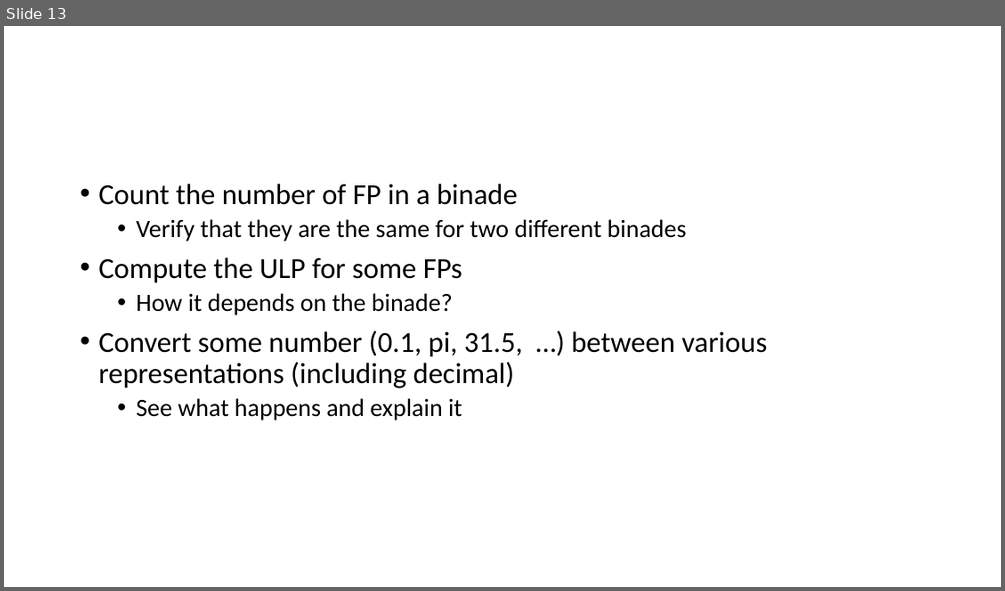
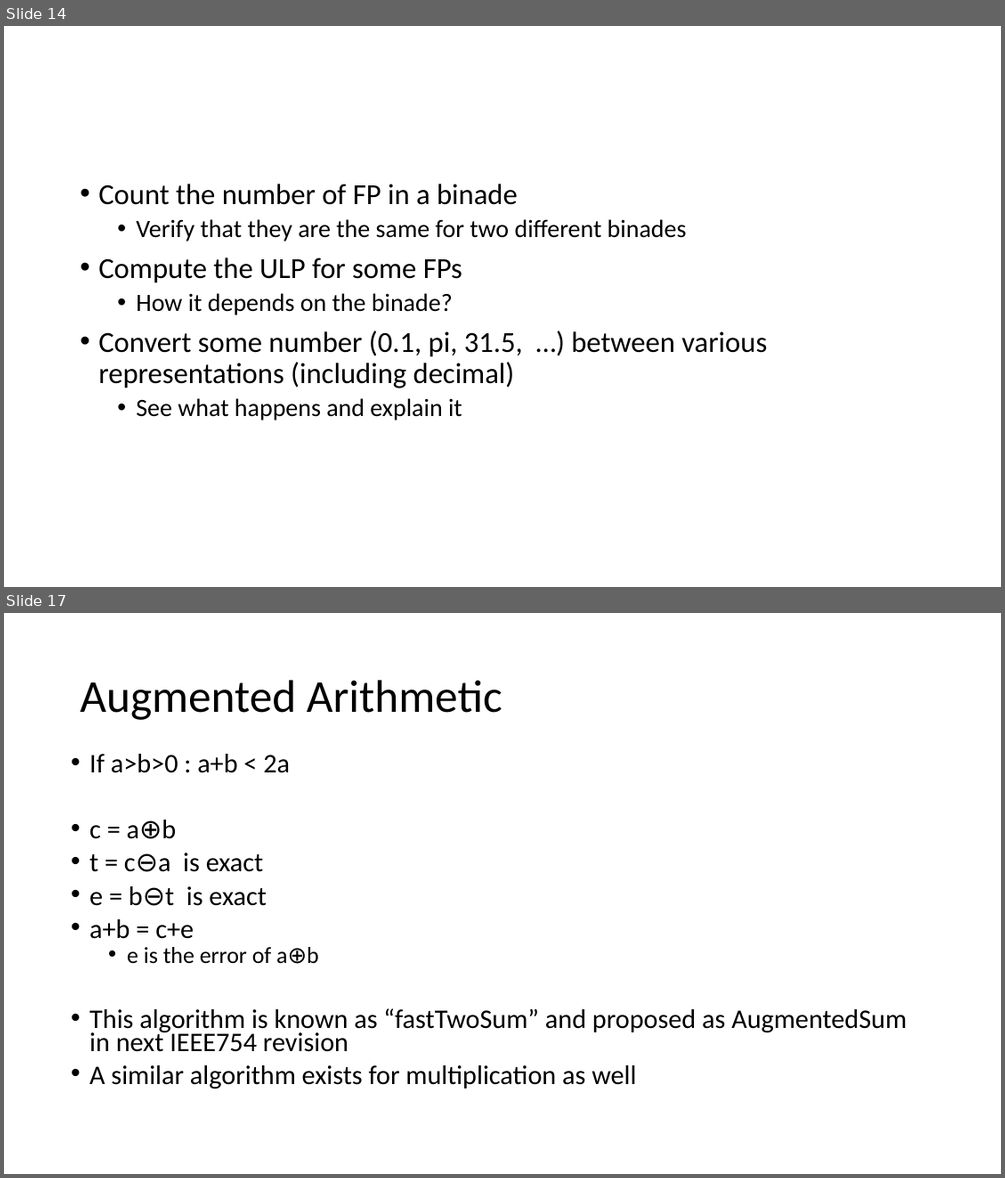
Before and after one commit to VinInn/FPCourse, a slide deck: Slides/FPforScientist.pptx. Shown one above the other, each under a label of ours: slide 13 before the commit, slides 14 and 17 after it; the slides between them are not shown. The pictures are 1005x591 and 1005x1178 pixels, drawn with LibreOffice and Linux fonts; fonts in the diff are those of the drawing. Boxes give left, top, right and bottom in pixels: in the first picture for what was removed or moved away, otherwise in the second. Text is boxed around its words. In the diff, an @@ line names an element or a change of style, - is before the commit and + after.

```diff
--- a/Slides/FPforScientist.pptx
+++ b/Slides/FPforScientist.pptx
@@ slide 17 added at (4,613,1001,1174), background #FFFFFF @@
@@ title added at (80,680,502,720), 44 pt, text #000000 @@
+Augmented Arithmetic
@@ text added at (89,754,906,1089), 25.9 pt, text #000000 @@
+• If a>b>0 : a+b < 2a
+• c = a⊕b
+• t = c⊖a is exact
+• e = b⊖t is exact
+• a+b = c+e
+  • e is the error of a⊕b
+• This algorithm is known as “fastTwoSum” and proposed as AugmentedSum in next IEEE754 revision
+• A similar algorithm exists for multiplication as well
@@ what was slide 13 is now slide 14 @@
```
Also in this commit, not shown: 3 slides changed, 3 other slides added.
